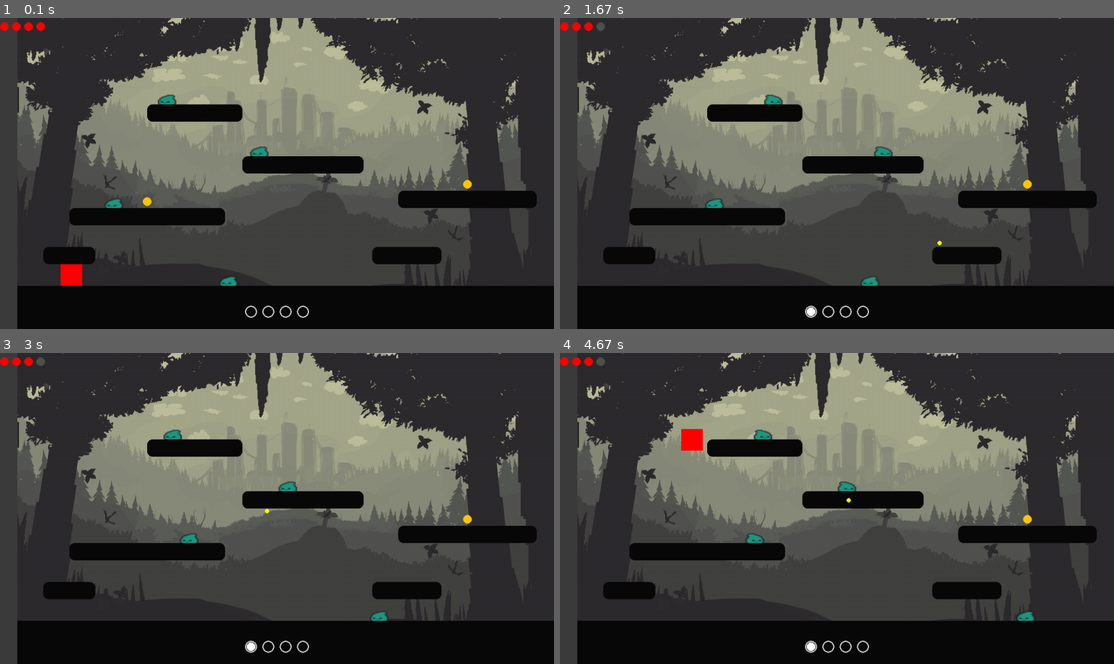
Above: before the commit, frames 1-4 (two rows, left to right).
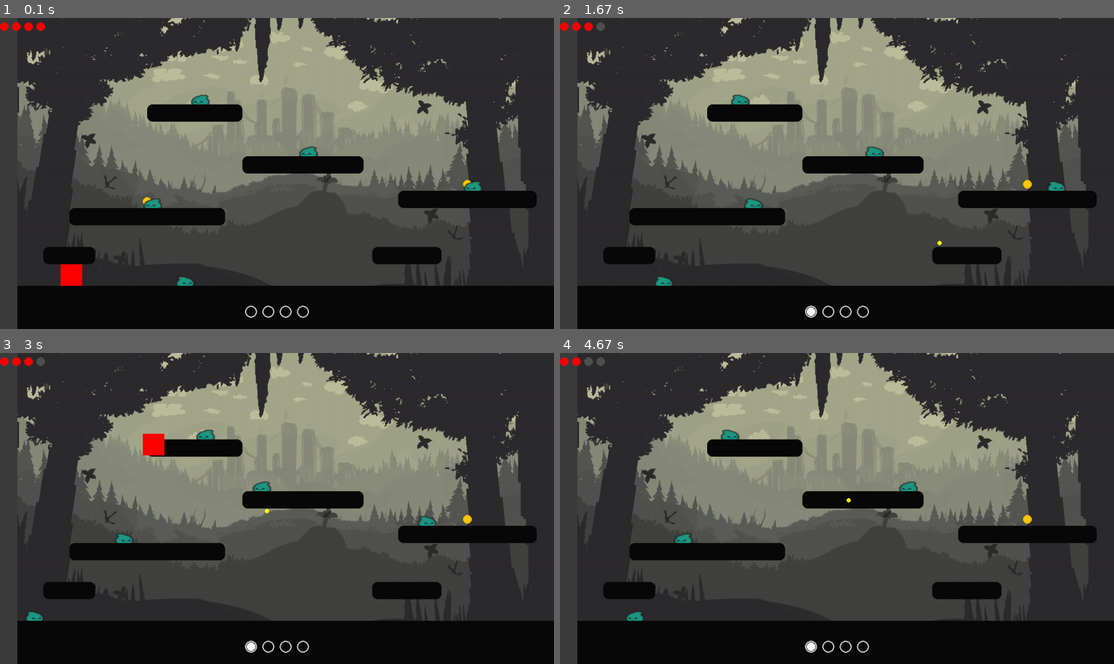
Above: after the commit, the same moments.

Repository: dianaract1311/Pygame-25.2
Game: pygame game, started from fase1.py
Two runs of this game, one before a commit and one after it. Both use one fixed random seed, a clock stepped at 60 frames per second and the inputs below.
Inputs:
- Up to frame 1 (0.1 s): no input
- Up to frame 2 (1.67 s): hold Right 0.33-0.8 s; hold Right 0.83-1.3 s; tap Space at 0.9, 1.2, 1.4 s; tap E at 0.98 s; hold Left from 1.33 s (still down)
- Up to frame 3 (3 s): tap Space at 1.7, 1.97, 2.27, 2.4, 2.7 s; release Left at 1.87 s; hold Left 1.9-2.3 s; hold Right 2.33-2.97 s; tap E at 2.48 s
- Up to frame 4 (4.67 s): hold Left 3-3.47 s; tap Space at 3.07, 3.37, 4.07, 4.37, 4.57 s; hold Right 4-4.47 s; tap E at 4.15 s; hold Left from 4.5 s (still down)

The runs differ from the first frame. In frame 1, 0.7% of the frame differs, in the area x 19-87%, y 24-87%; in frame 2, 0.7%; in frame 3, 1.0%, in the area x 4-79%, y 24-87%; in frame 4, 1.0%.

Commit message:
Inimigos sobre plataformas

Diff:
--- a/fase1.py
+++ b/fase1.py
@@ -320,19 +320,30 @@
 total_orbs = len(orbs)
 collected_orbs = 0
 
-# ===== Gera inimigos (reduzidos) =====
+# ===== Gera inimigos - sobre as plataformas principais =====
 enemies = []
-PLATFORM_ENEMIES = 4   # máximo de inimigos nas plataformas principais
-GROUND_ENEMIES = 1     # inimigos no chão
-
-if len(platforms) > 0:
-    sample_k = min(len(platforms), PLATFORM_ENEMIES)
-    for plat in random.sample(platforms, k=sample_k):
-        enemies.append(Enemy(plat, speed=random.randint(1, 3), sprite_size=(45,45)))
-
+
+for plat in platforms:
+    enemy = Enemy(plat, speed=2, sprite_size=(45,45))
+    # posiciona o inimigo exatamente no centro da plataforma
+    enemy.rect.centerx = plat.centerx
+    enemy.rect.bottom = plat.top
+    # define direção inicial para alternar (opcional)
+    enemy.direction = 1 if plat.centerx % 2 == 0 else -1
+    enemies.append(enemy)
+
+# Cria um ou dois inimigos no chão fixos (exemplo)
 ground_platform = pygame.Rect(0, GROUND_Y, MAP_WIDTH, 60)
-for i in range(GROUND_ENEMIES):
-    enemies.append(Enemy(ground_platform, speed=random.randint(1, 2), sprite_size=(45,45)))
+
+ground_enemy1 = Enemy(ground_platform, speed=2, sprite_size=(45,45))
+ground_enemy1.rect.centerx = WIDTH // 2 - 200
+ground_enemy1.rect.bottom = GROUND_Y
+enemies.append(ground_enemy1)
+
+ground_enemy2 = Enemy(ground_platform, speed=2, sprite_size=(45,45))
+ground_enemy2.rect.centerx = WIDTH + 400
+ground_enemy2.rect.bottom = GROUND_Y
+enemies.append(ground_enemy2)
 
 # ===== Setup inicial =====
 clock = pygame.time.Clock()
